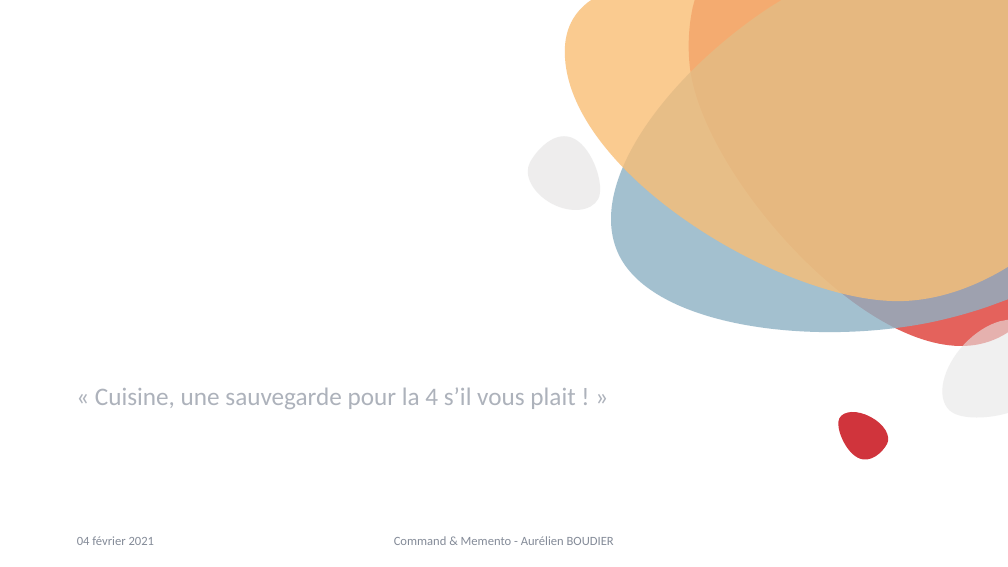
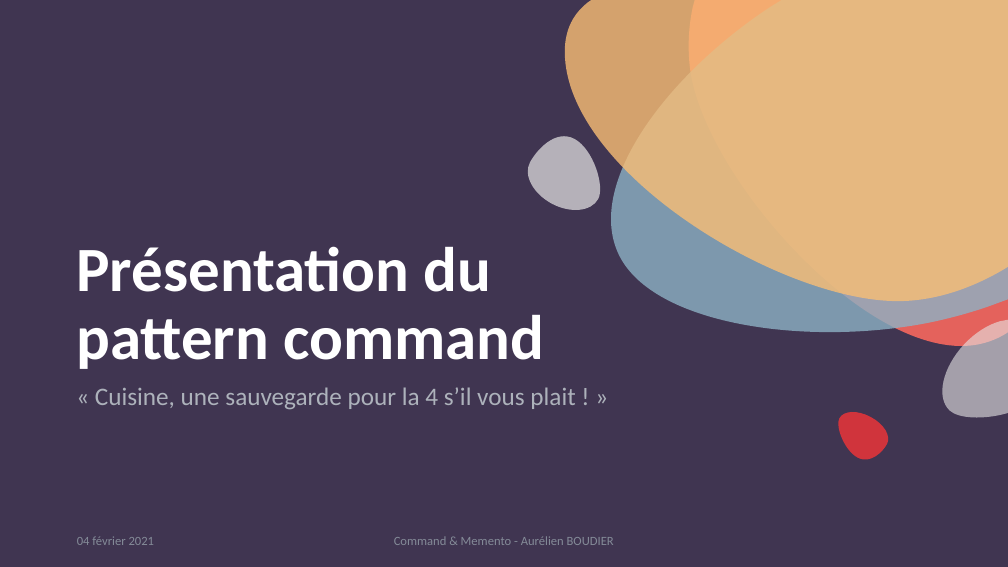
Before and after one commit to kyweez/CDA-14-DESIGN-PATTERN, a slide deck: slide 10 of 01-Powerpoint-presentation/PowerpointPresentation.pptx (slide 8 before the commit). Drawn at 1008x567 pixels with LibreOffice and Linux fonts; fonts in the diff are those of the drawing. Boxes give left, top, right and bottom in pixels: in the first picture for what was removed or moved away, otherwise in the second. Text is boxed around its words. In the diff, an @@ line names an element or a change of style, - is before the commit and + after.

Commit message:
Commnand pattern / ppt in progress

```diff
--- a/01-Powerpoint-presentation/PowerpointPresentation.pptx
+++ b/01-Powerpoint-presentation/PowerpointPresentation.pptx
@@ background #FFFFFF to #403551 @@
@@ title added at box(76, 246, 544, 369), 60 pt, text #FFFFFF, bold @@
+Présentation du
+pattern command
```
Also in this commit, not shown: 3 other slides changed, 2 slides added, 3 other files.
